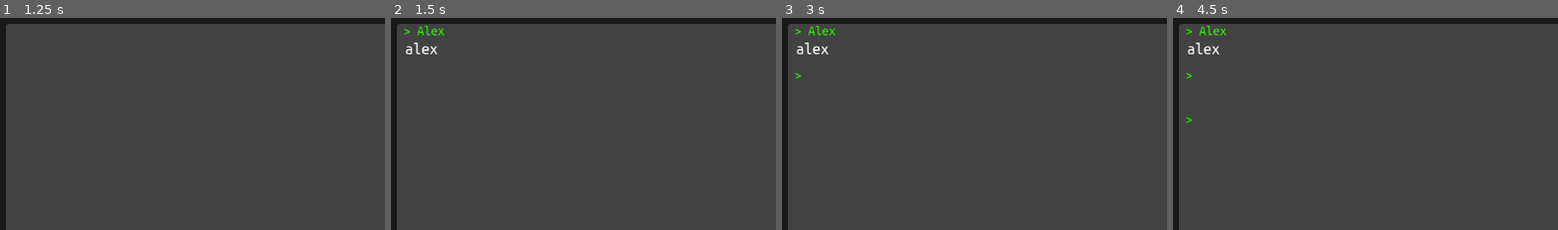
Above: before the commit, frames 1-4 (left to right).
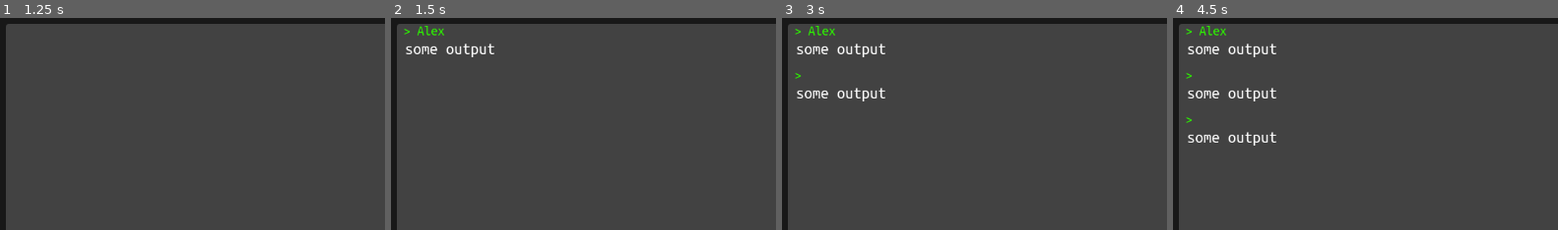
Above: after the commit, the same moments.

Repository: AkIszler/firstRPGGame
Game: Godot game, scene res://scenes/main_game.tscn
Same seed, same stepped clock (60 frames per second), same inputs: the game is played once before the commit and once after it.
Inputs (mouse positions are % of the whole screen's width and height, from its top left):
- Up to frame 1 (1.25 s): click (52, 94) at 0.52 s; type "Alex" at 0.6 s
- Up to frame 2 (1.5 s): tap Enter at 1.25 s
- Up to frame 3 (3 s): tap Space at 2 s; tap Enter at 2.75 s
- Up to frame 4 (4.5 s): tap Space at 3.5 s; tap Enter at 4.25 s
The pictures show only the part of the screen within x 0-50%, y 0-50%; the shares and areas given below are measured in that part.

Frame 1 is identical in both runs. In frame 2, 0.5% of the frame differs, in the area x 3-27%, y 11-19%; in frame 3, 1.0%; in frame 4, 1.5%, in the area x 3-27%, y 11-61%.

Commit message:
setting up cmd pro

Diff:
--- a/scenes/main_game.tscn
+++ b/scenes/main_game.tscn
@@ -1,8 +1,9 @@
-[gd_scene load_steps=10 format=3 uid="uid://b3qjwtpg85xs6"]
+[gd_scene load_steps=11 format=3 uid="uid://b3qjwtpg85xs6"]
 
 [ext_resource type="Script" path="res://scripts/main_game.gd" id="1_btd5m"]
 [ext_resource type="FontFile" uid="uid://de64tnmnphsmf" path="res://Fonts/UbuntuMono-Regular.ttf" id="2_ph74p"]
 [ext_resource type="Script" path="res://scripts/userInput.gd" id="3_02u73"]
+[ext_resource type="Script" path="res://scripts/CommandNode.gd" id="4_qle8l"]
 
 [sub_resource type="StyleBoxFlat" id="StyleBoxFlat_5fohg"]
 bg_color = Color(0.0962047, 0.0962048, 0.0962047, 1)
@@ -100,5 +101,8 @@
 max_length = 100
 script = ExtResource("3_02u73")
 
+[node name="CommandNode" type="Node" parent="."]
+script = ExtResource("4_qle8l")
+
 [connection signal="text_submitted" from="background/margin/Rows/inputArea/HBoxContainer/userInput" to="." method="_input_text_submitted"]
 [connection signal="text_submitted" from="background/margin/Rows/inputArea/HBoxContainer/userInput" to="background/margin/Rows/inputArea/HBoxContainer/userInput" method="_on_text_submitted"]
--- /dev/null
+++ b/scripts/CommandNode.gd
@@ -0,0 +1,4 @@
+extends Node
+
+func Process_Command(input: String):
+	return "some output"
--- a/scripts/main_game.gd
+++ b/scripts/main_game.gd
@@ -8,7 +8,7 @@
 var max_scroll_val = 0;
 
 
-
+@onready var commandProcess = $CommandNode
 @onready var history_rows = $background/margin/Rows/gameInfo/historyScroll/HistoryRow
 @onready var scroll = $background/margin/Rows/gameInfo/historyScroll
 @onready var scrollbar = scroll.get_v_scroll_bar()
@@ -25,18 +25,17 @@
 
 func _input_text_submitted(new_text: String) -> void:
 
+	var response = commandProcess.Process_Command(new_text);
+
 	if new_text.is_empty():
 		return # prevent empty input
 
 	var inputResponse = InputRespose.instantiate()
-	inputResponse.Set_Text(new_text, ReturnToSender(new_text)) #
+	inputResponse.Set_Text(new_text, " " + response) #
 	history_rows.add_child(inputResponse)
+	keep_history_clear()
 
+
+func keep_history_clear():
 	if history_rows.get_child_count() > max_lines_held:
 		history_rows.remove_child(history_rows.get_children()[0])
-
-
-func ReturnToSender (new_text: String) -> String:
-	var returnMsg = " " + new_text.to_lower()
-
-	return returnMsg
